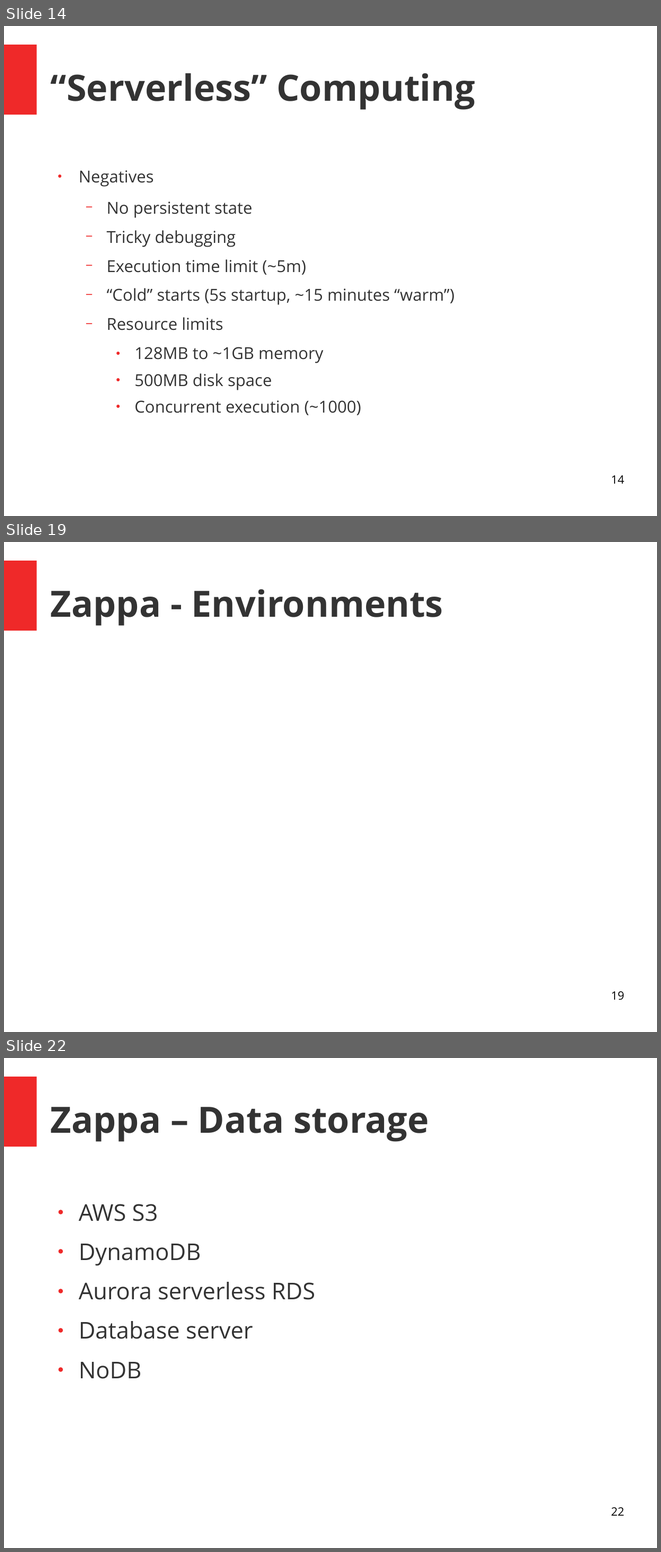
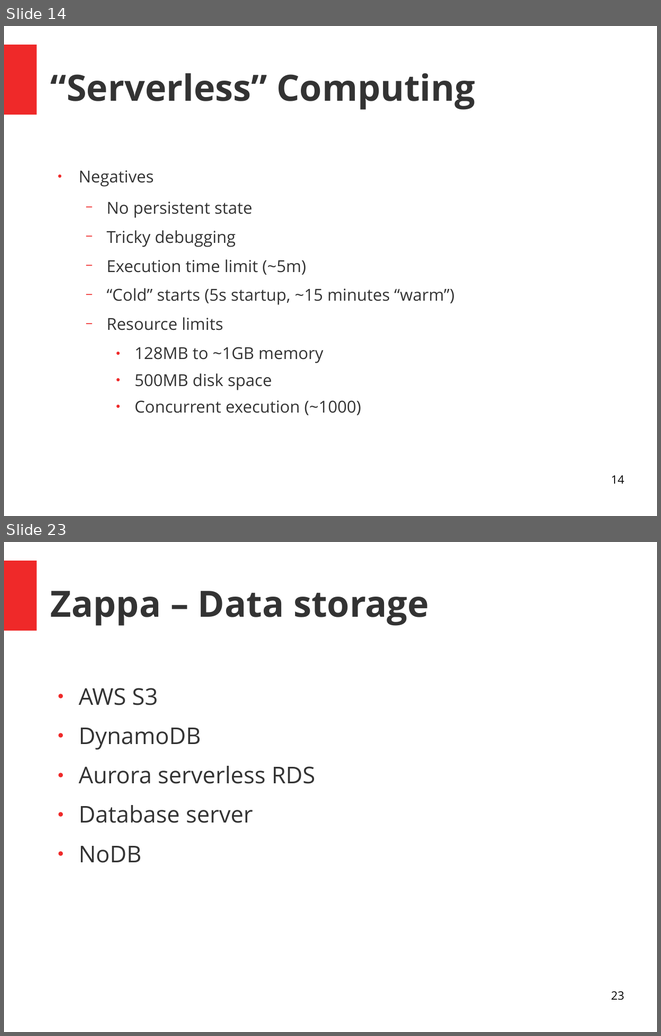
Before and after one commit to MattSegal/zappa-talk, a slide deck: presentation.odp. Shown one above the other, each under a label of ours: slides 14, 19 and 22 before the commit, slides 14 and 23 after it; the slides between them are not shown. The pictures are 661x1552 and 661x1036 pixels, drawn with LibreOffice and Linux fonts; fonts in the diff are those of the drawing. Boxes give left, top, right and bottom in pixels: in the first picture for what was removed or moved away, otherwise in the second. Text is boxed around its words. In the diff, an @@ line names an element or a change of style, - is before the commit and + after.

```diff
--- a/presentation.odp
+++ b/presentation.odp
@@ slide 19 removed at (4, 542, 657, 1032), background #FFFFFF; not listed: 1 template element that a slide beside it also shows @@
@@ title removed at (51, 589, 443, 626) @@
-Zappa - Environments
@@ page number removed at (611, 991, 624, 1000) @@
-19
@@ what was slide 22 is now slide 23 @@
@@ page number at (611, 991, 624, 1000): text changed @@
-22
+23
```
Also in this commit, not shown: 10 slides changed, 5 slides added, 4 other slides removed, 1 other file.
